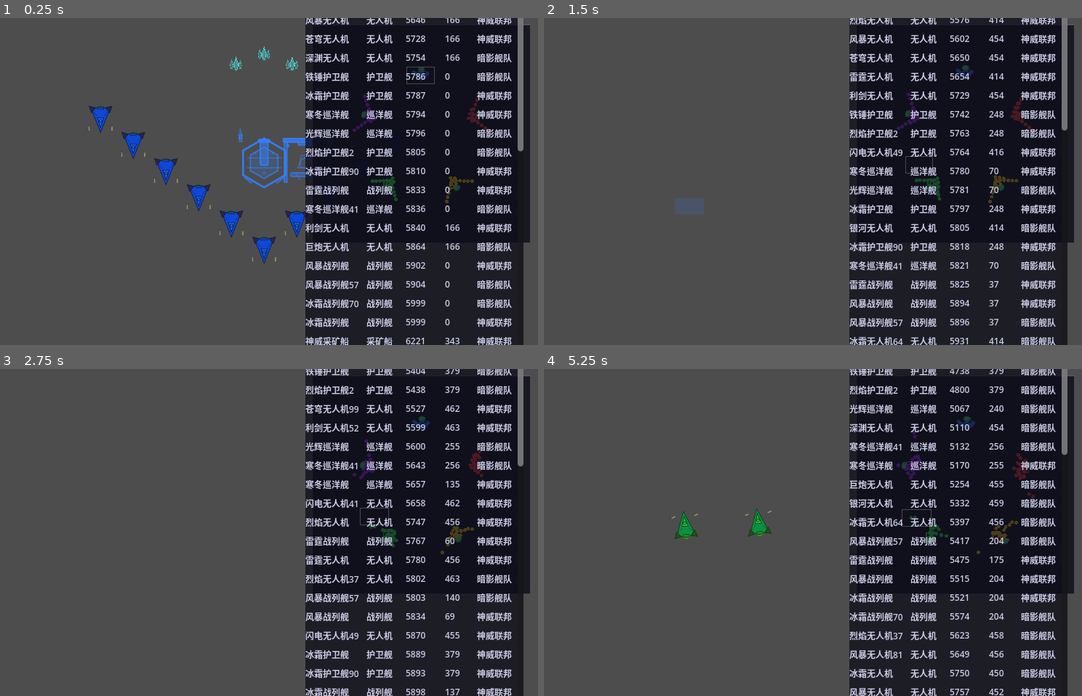
Above: before the commit, frames 1-4 (two rows, left to right).
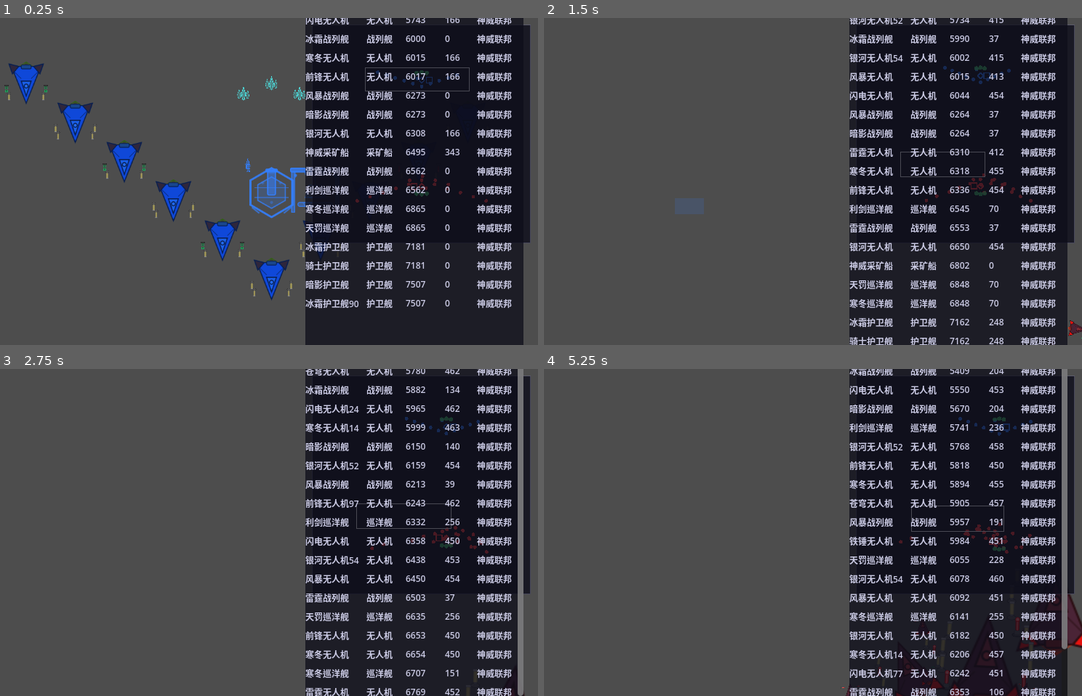
Above: after the commit, the same moments.

Repository: ZhanXuzhao/SpaceRTS
Game: Godot game, scene res://scenes/main.tscn
Two runs of this game, one before a commit and one after it. Both use one fixed random seed, a clock stepped at 60 frames per second and the inputs below.
Inputs (mouse positions are in pixels of both pictures, inside the frame that each line leads up to):
- Up to frame 1 (0.25 s): no input
- Up to frame 2 (1.5 s): tap Enter at 0.5 s; move the mouse to (920, 165) at 0.52 s; hold W 0.53-1.25 s; tap Z at 0.6 s; click (920, 165) at 0.67 s; drag from (673, 197) to (764, 246) at 1.27 s
- Up to frame 3 (2.75 s): move the mouse to (306, 460) at 2.02 s; hold W from 2.03 s (still down); tap C at 2.1 s
- Up to frame 4 (5.25 s): release W at 2.75 s; drag from (764, 597) to (619, 483) at 2.77 s; move the mouse to (963, 581) at 3.52 s; hold A 3.53-4.25 s; tap B at 3.6 s; drag from (619, 483) to (705, 450) at 4.27 s; move the mouse to (818, 532) at 5.02 s; hold A from 5.03 s (still down); tap Q at 5.1 s; click (818, 532) at 5.17 s

The runs differ from the first frame. In frame 1, 12% of the frame differs, in the area x 0-98%, y 0-100%; in frame 2, 6.4%; in frame 3, 6.1%; in frame 4, 8.3%.

Commit message:
修复 main.gd 缺少 spawn_deploy_building 方法导致部署建筑无效

Diff:
--- a/game_config.gd
+++ b/game_config.gd
@@ -171,11 +171,11 @@
 # ===== 阵营配置 =====
 ## 二维数组：[[随机船, 护卫舰, 驱逐舰, 巡洋舰, 战列舰], ...]
 ## a.length = 阵营数量，a[0] = 玩家阵营，其余为AI阵营
-static var player = [0, 10, 0, 0, 0]
+static var player = [0, 0, 10, 0, 0]
 static var f0 = [10, 0, 0, 1, 0]
 static var f1 = [0, 2, 2, 2, 1]
 static var f2 = [0, 2, 4, 2, 1]
 static var f3 = [0, 2, 2, 4, 1]
 static var f4 = [0, 2, 2, 2, 4]
-static var faction_config: Array = [player,f0, f0,f0,f0]
+static var faction_config: Array = [player,f0]
 # static var faction_config: Array = [player,f0]
--- a/scripts/main.gd
+++ b/scripts/main.gd
@@ -344,6 +344,10 @@
 	return true
 
 
+func spawn_deploy_building(team_name: String, building_type: int, position: Vector2) -> void:
+	_spawn_system.spawn_deploy_building(team_name, building_type, position)
+
+
 func _on_mineral_deposited(team_name: String, amount: float) -> void:
 	team_minerals[team_name] = team_minerals.get(team_name, 0.0) + amount
 
